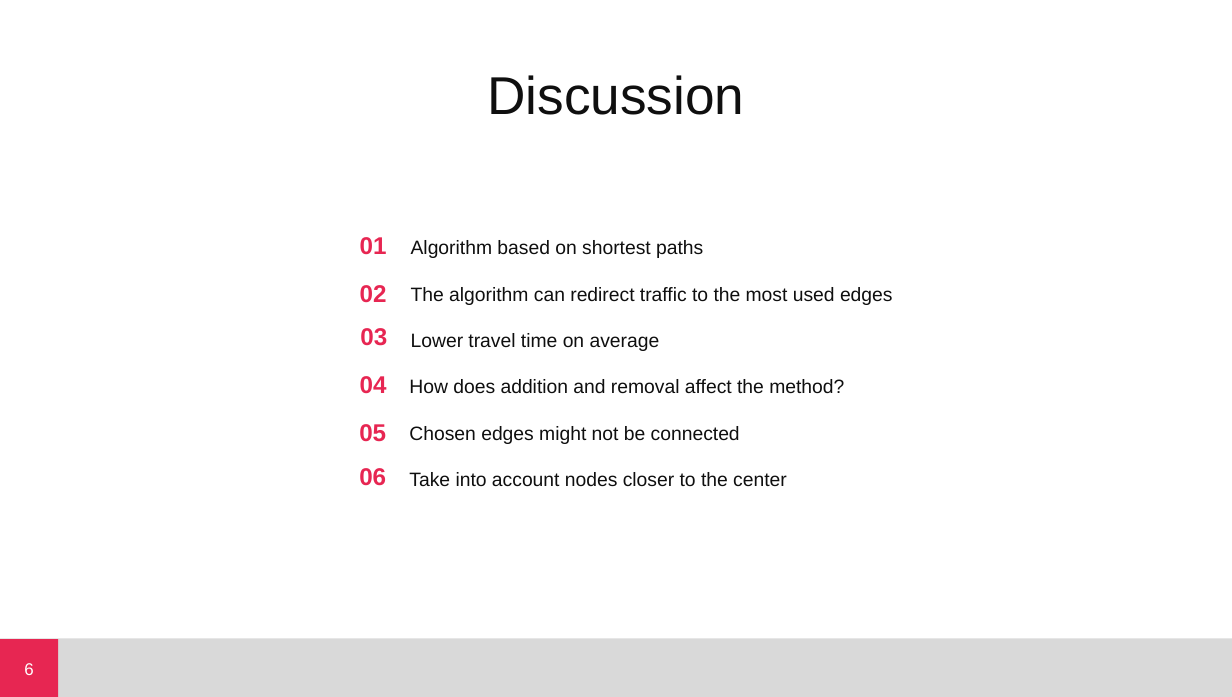
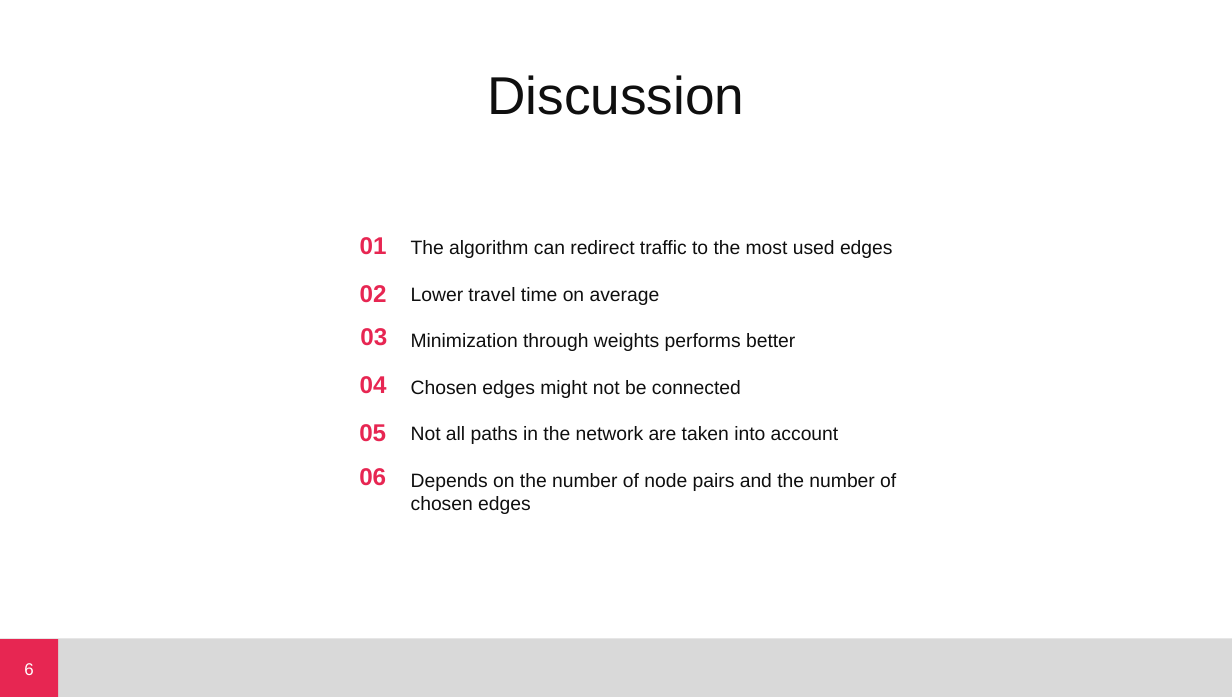
Before and after one commit to zlxxo/NetSci_Project, a slide deck: slide 7 of presentation.pptx. Drawn at 1232x697 pixels with LibreOffice and Linux fonts; fonts in the diff are those of the drawing. Boxes give left, top, right and bottom in pixels: in the first picture for what was removed or moved away, otherwise in the second. Text is boxed around its words. In the diff, an @@ line names an element or a change of style, - is before the commit and + after.

```diff
--- a/presentation.pptx
+++ b/presentation.pptx
@@ text at box(411, 240, 703, 258): paragraph removed @@
-Algorithm based on shortest paths
@@ text at box(411, 333, 896, 514): paragraphs added @@
+Minimization through weights performs better
+Chosen edges might not be connected
+Not all paths in the network are taken into account
+Depends on the number of node pairs and the number of chosen edges
@@ text removed at box(409, 379, 844, 486) @@
-How does addition and removal affect the method?
-Chosen edges might not be connected
-Take into account nodes closer to the center
```
Also in this commit, not shown: 2 other slides changed, 1 slide added, 2 other files.
